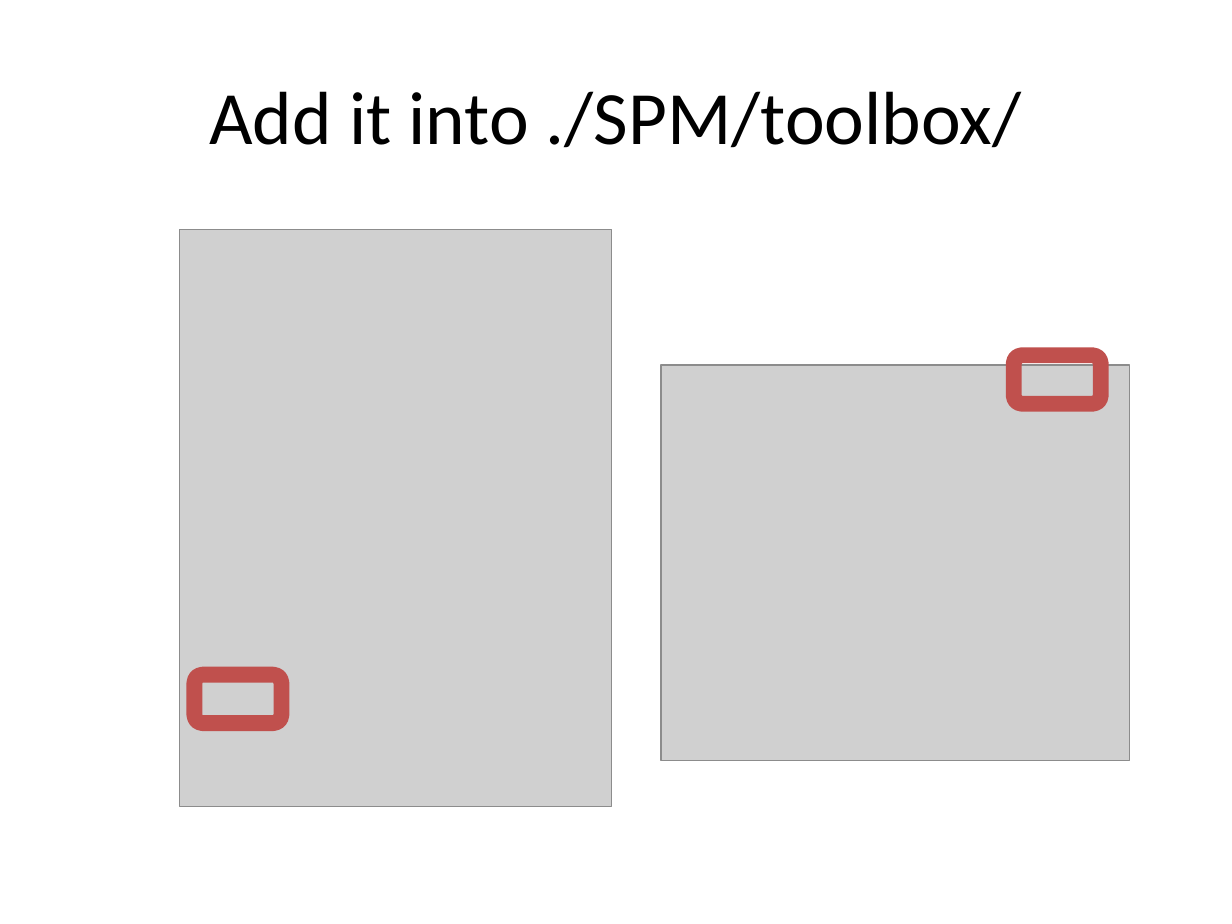
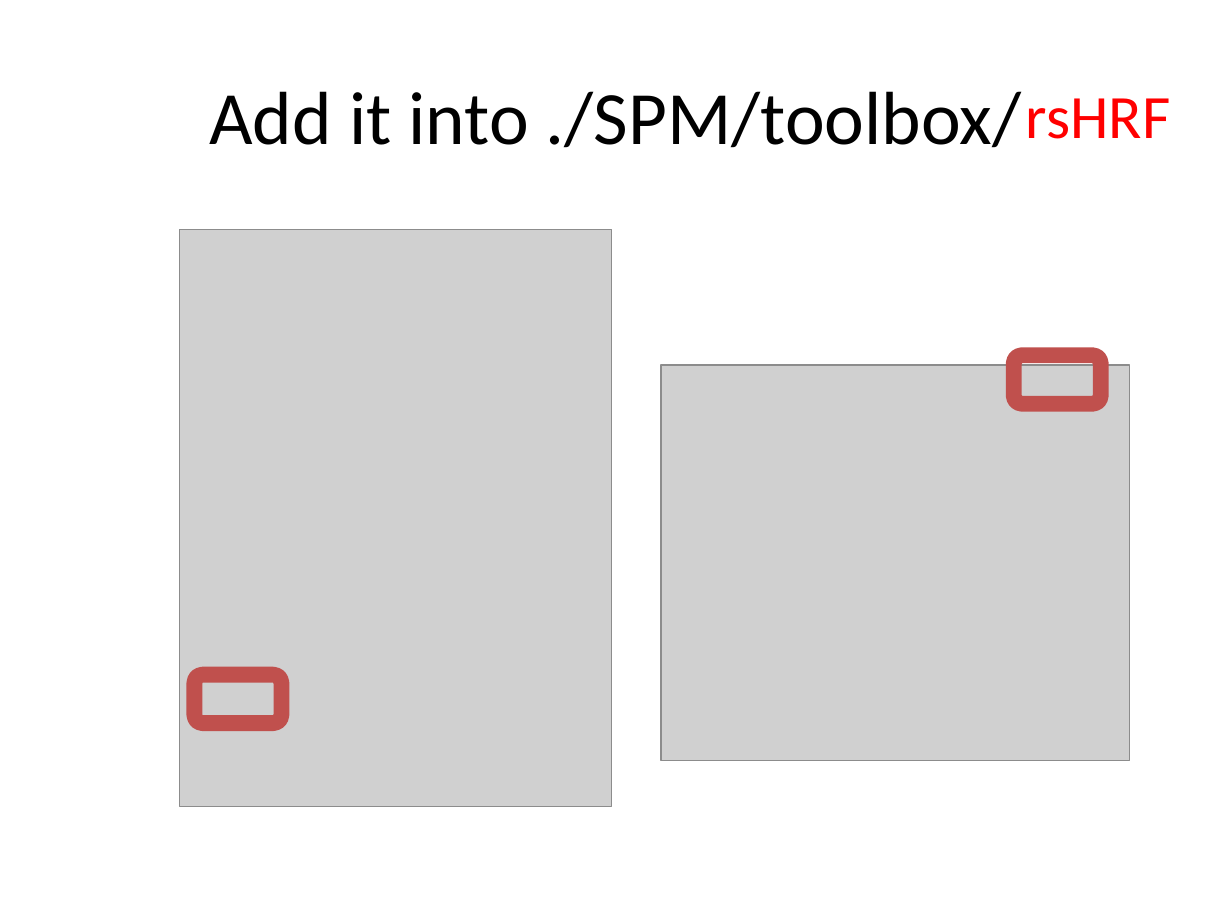
Before and after one commit to compneuro-da/rsHRF, a slide deck: slide 4 of rsHRF_toolbox.pptx (slide 2 before the commit). Drawn at 1232x924 pixels with LibreOffice and Linux fonts; fonts in the diff are those of the drawing; grey boxes stand for pictures. Boxes give left, top, right and bottom in pixels: in the first picture for what was removed or moved away, otherwise in the second. Text is boxed around its words. In the diff, an @@ line names an element or a change of style, - is before the commit and + after.

```diff
--- a/rsHRF_toolbox.pptx
+++ b/rsHRF_toolbox.pptx
@@ text added at box(1026, 98, 1171, 139), 36 pt, text #FF0000 @@
+rsHRF
```
Also in this commit, not shown: 6 other slides changed, 20 slides added, 3 slides removed, 10 other files.
